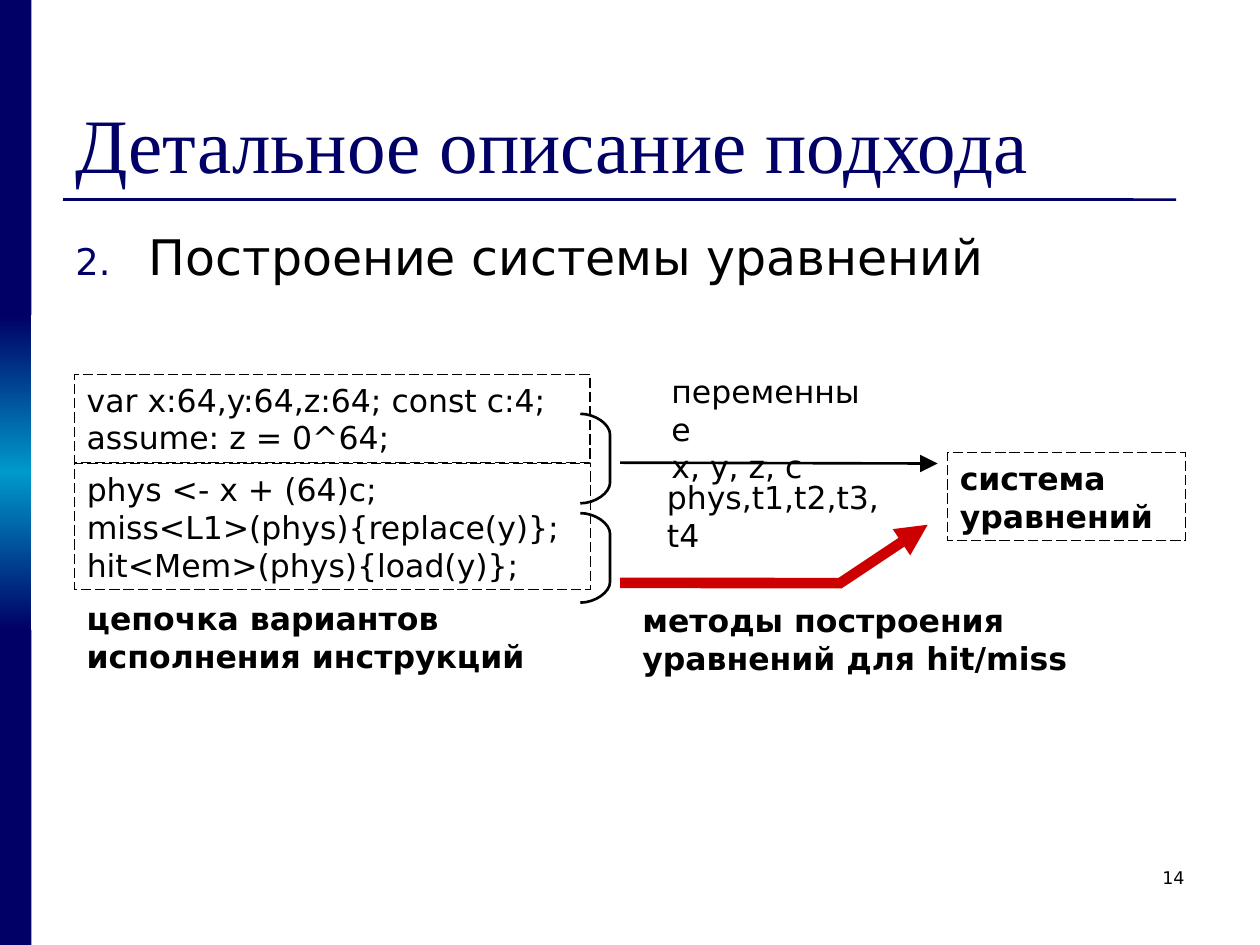
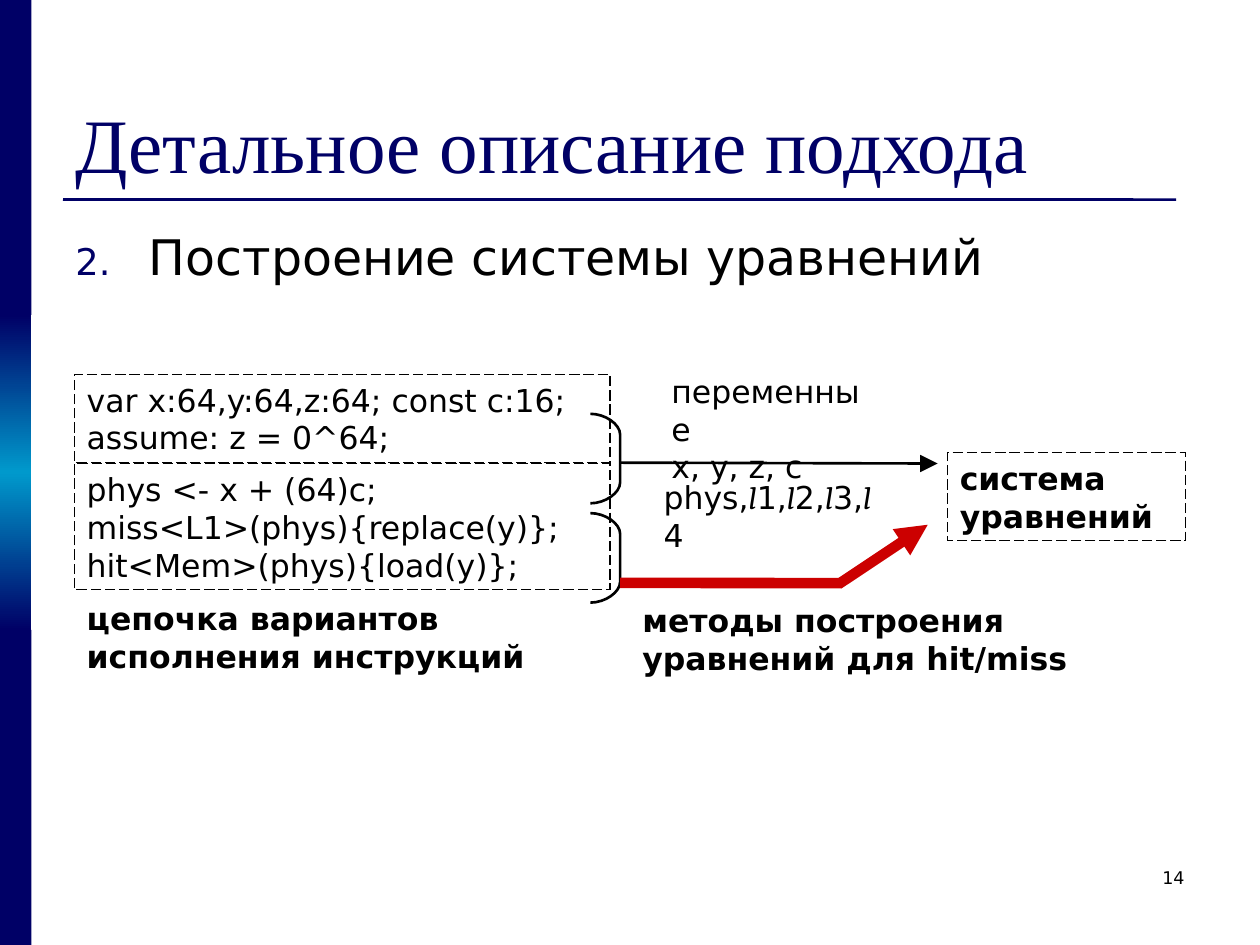
Before and after one commit to kornevgen/tesla-project, a slide deck: slide 14 of papers/THESIS/talks/pred/prethesis8.ppt. Drawn at 1260x945 pixels with LibreOffice and Linux fonts; fonts in the diff are those of the drawing. Boxes give left, top, right and bottom in pixels: in the first picture for what was removed or moved away, otherwise in the second. Text is boxed around its words. In the diff, an @@ line names an element or a change of style, - is before the commit and + after.

```diff
--- a/papers/THESIS/talks/pred/prethesis8.ppt
+++ b/papers/THESIS/talks/pred/prethesis8.ppt
@@ rectangle "var x:64,y:64,z:64; const c:16;": place and size @@
-rectangle "var x:64,y:64,z:64; const c:16;" at [74,374,590,462]
+rectangle "var x:64,y:64,z:64; const c:16;" at [74,374,610,462]
@@ text in rectangle at [87,388,566,419]: text changed @@
-var x:64,y:64,z:64; const c:4;
+var x:64,y:64,z:64; const c:16;
@@ freeform shape: place and size @@
-freeform shape at [581,413,611,503]
+freeform shape at [591,413,621,503]
@@ rectangle "phys <- x + (64)c;": place and size @@
-rectangle "phys <- x + (64)c;" at [74,464,591,590]
+rectangle "phys <- x + (64)c;" at [74,464,610,590]
@@ text at [664,484,872,516]: text changed @@
-phys,t1,t2,t3,t4
+phys,l1,l2,l3,l4
@@ freeform shape: place and size @@
-freeform shape at [581,513,611,602]
+freeform shape at [591,513,621,602]
```
Also in this commit, not shown: 3 other slides changed.
